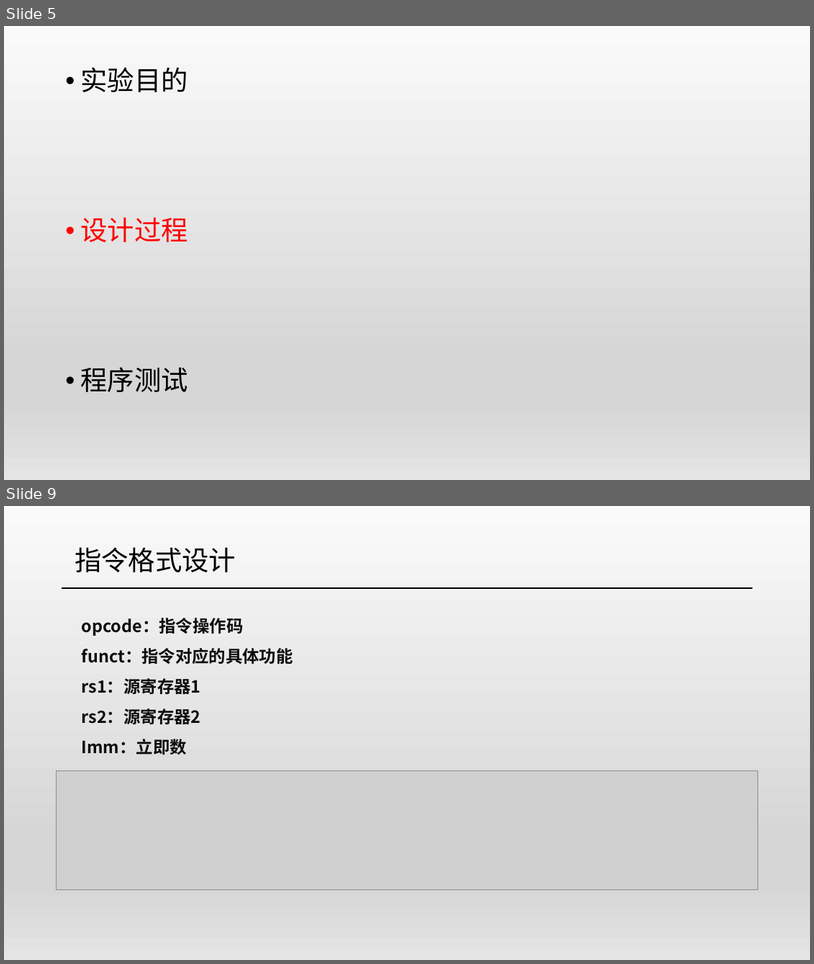
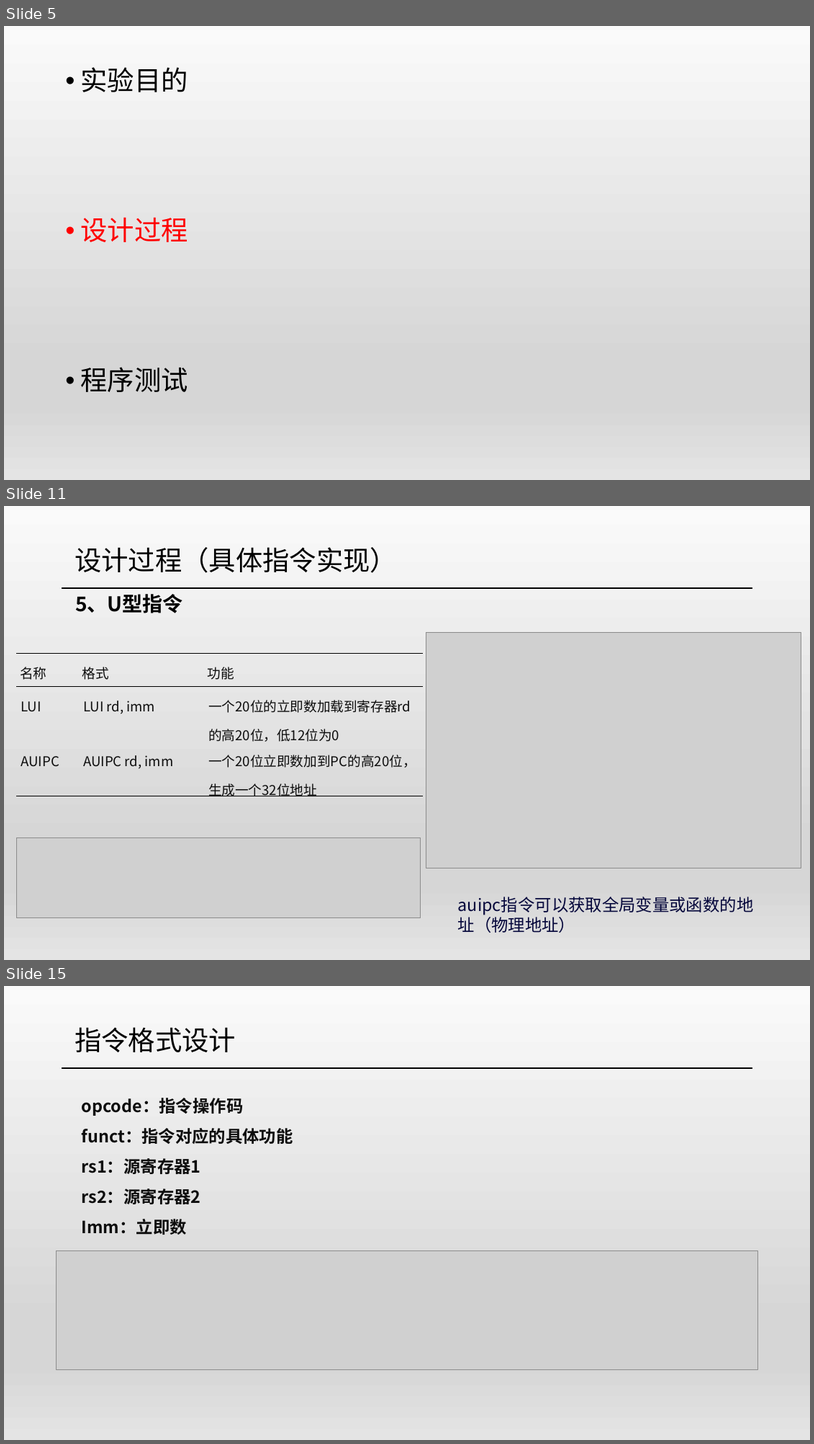
Before and after one commit to xht252/Cyber_RISC, a slide deck: ppt/硬件答辩.pptx. Shown one above the other, each under a label of ours: slides 5 and 9 before the commit, slides 5, 11 and 15 after it; the slides between them are not shown. The pictures are 814x964 and 814x1444 pixels, drawn with LibreOffice and Linux fonts; fonts in the diff are those of the drawing; grey boxes stand for pictures. Boxes give left, top, right and bottom in pixels: in the first picture for what was removed or moved away, otherwise in the second. Text is boxed around its words. In the diff, an @@ line names an element or a change of style, - is before the commit and + after.

```diff
--- a/ppt/硬件答辩.pptx
+++ b/ppt/硬件答辩.pptx
@@ slide 11 added at (4, 506, 810, 960), background gradient #FAFAFA to #D7D7D7 to #E4E4E4 @@
@@ text added at (75, 547, 397, 573), 32 pt, text #000000 @@
+设计过程（具体指令实现）
@@ line added from (62, 588) to (753, 588), #000000 1.5 pt @@
@@ text added at (75, 594, 183, 613), 24 pt, text #000000, bold @@
+5、U型指令
@@ picture added at (426, 632, 802, 867) @@
@@ table added at (17, 653, 423, 799), 3 rows, 3 columns @@
+名称 | 格式 | 功能
+LUI | LUI rd, imm | 一个20位的立即数加载到寄存器rd的高20位，低12位为0
+AUIPC | AUIPC rd, imm | 一个20位立即数加到PC的高20位，生成一个32位地址
@@ picture added at (17, 837, 421, 918) @@
@@ text added at (458, 914, 576, 932), 20 pt, text #05073B @@
+auipc指令可以获取全局变量或函数的地址（物理地址）
@@ what was slide 9 is now slide 15 @@
```
Also in this commit, not shown: 2 slides changed, 6 other slides added, 1 slide removed.
